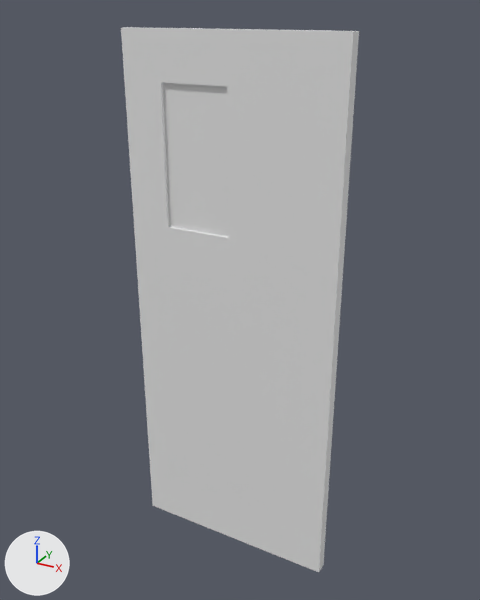
What one commit did to the FBX model Assets/Resources/Models/door.fbx.
One viewpoint serves both versions: a 50 mm lens placed at (1.14, -0.54, 2.13), pointed at (0.02, 1.5, 1.11). Lighting does not change. The marker at lower left points along +X, +Y and +Z. Where no turn or scale is listed for an object, it has been applied to the vertices.

Objects in the first picture: 'door'.
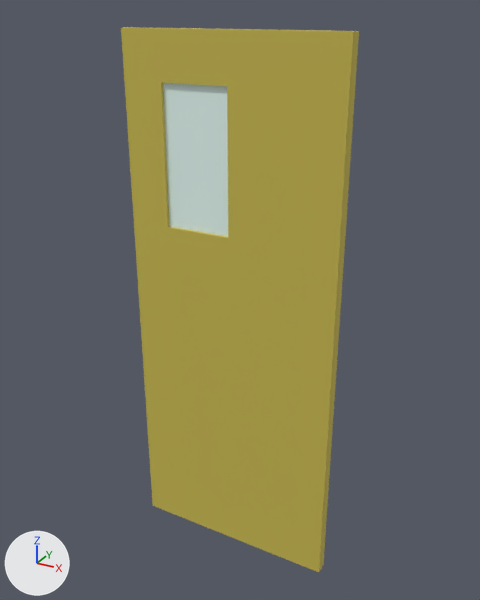
Pixel boxes [x1, y1, x2, y2] of what changed, in the pictures (480 x 600 px):
part 1 of me_mesh, recoloured (white to yellow): [121, 27, 359, 572] in both
part 2 of me_mesh, recoloured: [163, 83, 228, 237] in both

Patch to the scene script:
```diff
--- a/Assets/Resources/Models/door.fbx.py
+++ b/Assets/Resources/Models/door.fbx.py
@@ mat_material__0 @@
+mat_material__0 = principled_material('Material #0')
+mat_material__0.base_color = (0.796, 0.969, 0.922)  # white #e7fbf6
+mat_material__0.roughness = 0.859
@@ mat_01___default @@
+mat_01___default = principled_material('01 - Default')
+mat_01___default.base_color = (0.588, 0.486, 0.0784)  # yellow #cab94f
+mat_01___default.roughness = 0.859
@@ me_mesh @@
 me_mesh.from_pydata(...)  # 40 vertices, 68 faces; spans x -0.84..0.0, y -0.05..0.0, z 0.0..2.07
 # used by ob_door; location = (0.43, 1.477, 0.0)
+# me_mesh part 1: 64 of the faces centred in x -0.84..0.0, y -0.05..0.0, z 0.0..2.07 switch from no material to mat_01___default (yellow #cab94f)
+# me_mesh part 2: all 4 faces centred in x -0.59..-0.51, y -0.04..-0.02, z 1.55..1.72 switch from no material to mat_material__0 (white #e7fbf6)
```
